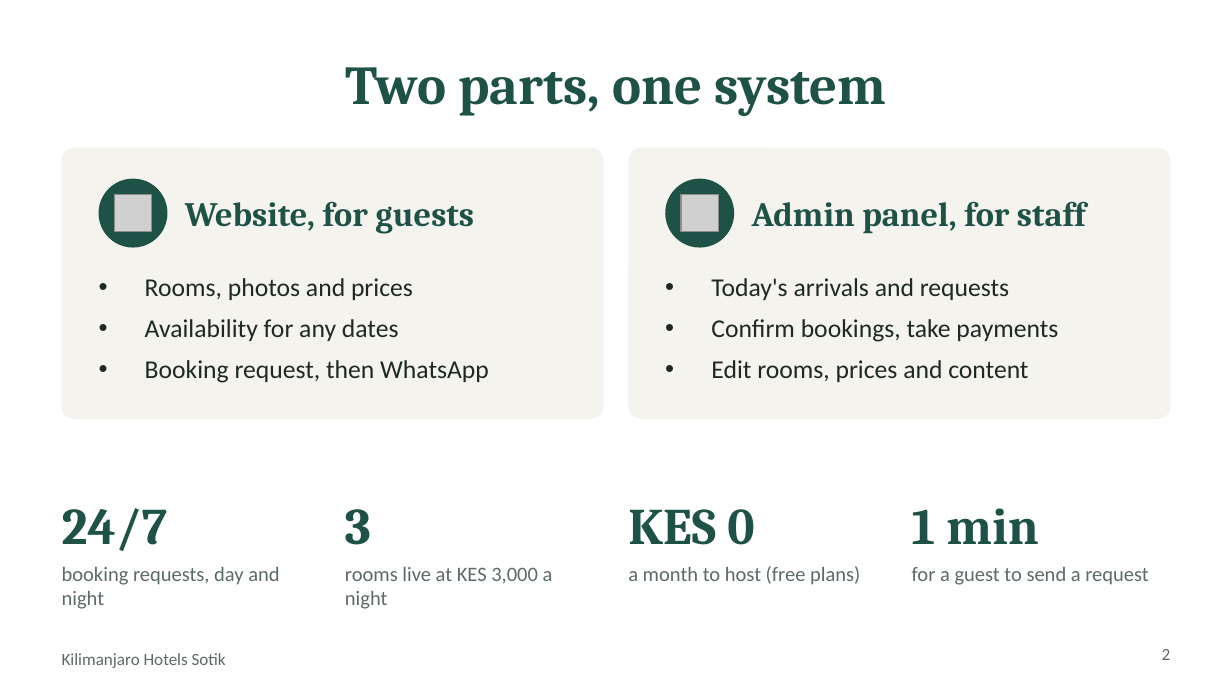
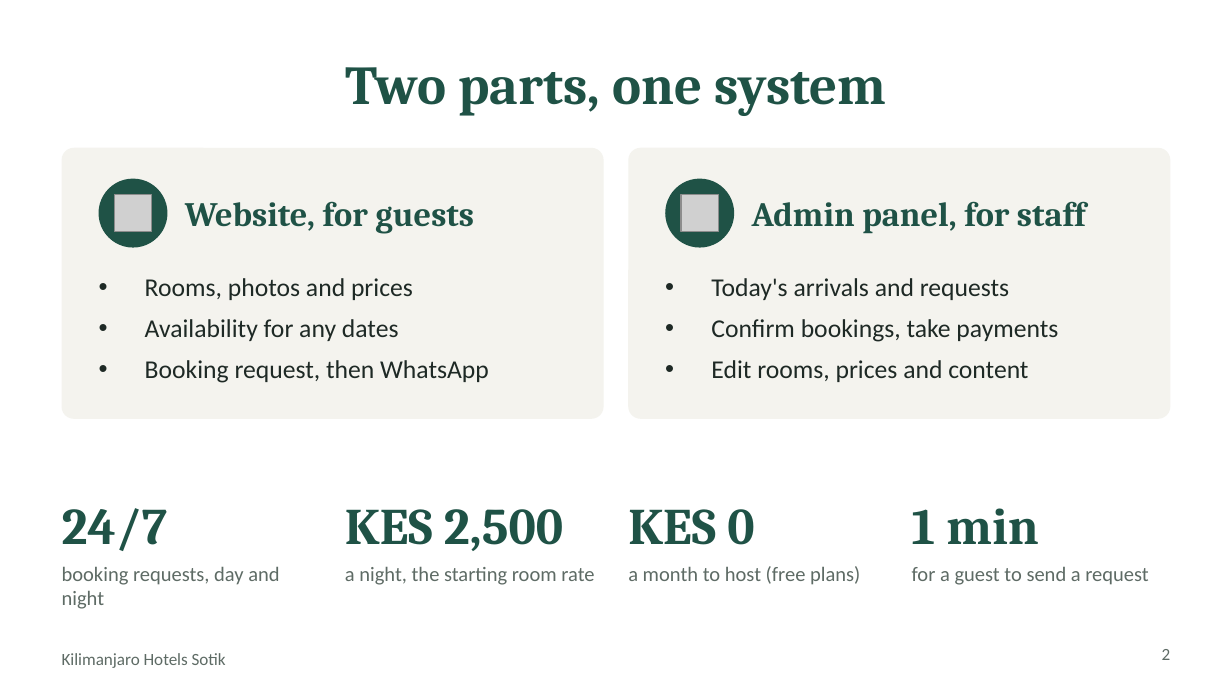
Before and after one commit to hillarymutaik/kilimanjaro-hotels-sotik, a slide deck: slide 2 of presentation/Kilimanjaro Hotels Sotik Pitch-Deck.pptx. Drawn at 1232x693 pixels with LibreOffice and Linux fonts; fonts in the diff are those of the drawing; grey boxes stand for pictures. Boxes give left, top, right and bottom in pixels: in the first picture for what was removed or moved away, otherwise in the second. Text is boxed around its words. In the diff, an @@ line names an element or a change of style, - is before the commit and + after.

```diff
--- a/presentation/Kilimanjaro Hotels Sotik Pitch-Deck.pptx
+++ b/presentation/Kilimanjaro Hotels Sotik Pitch-Deck.pptx
@@ text at (345,509,563,551): text changed @@
-3
+KES 2,500
@@ text at (345,566,594,585): text changed @@
-rooms live at KES 3,000 a night
+a night, the starting room rate
```
Also in this commit, not shown: 4 other slides changed, 7 slides added.
